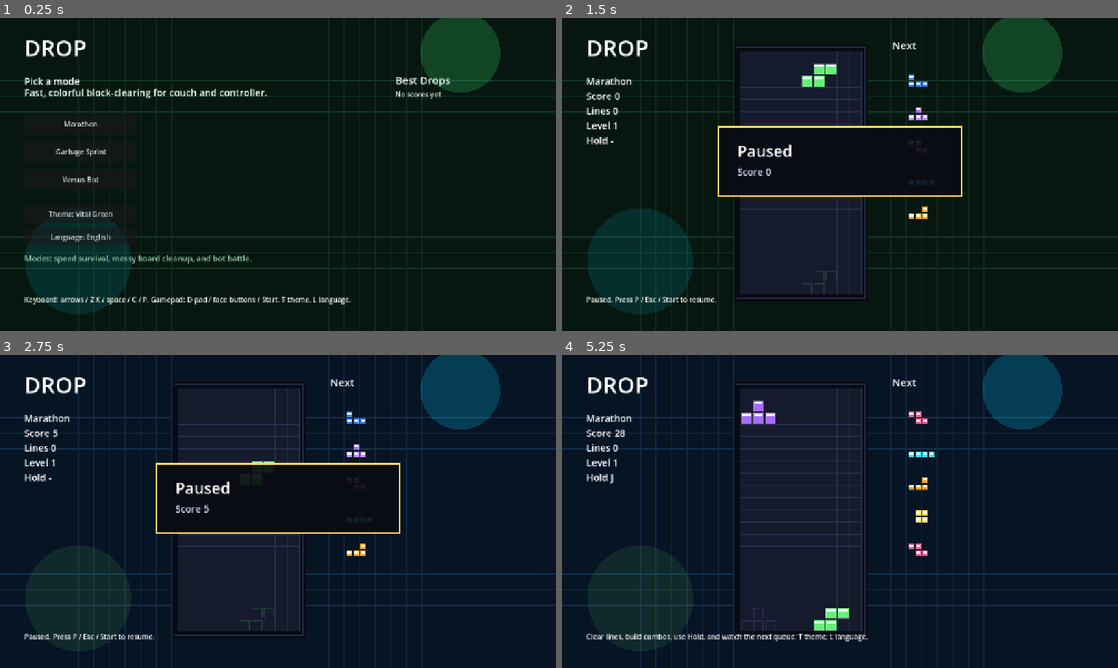
Above: before the commit, frames 1-4 (two rows, left to right).
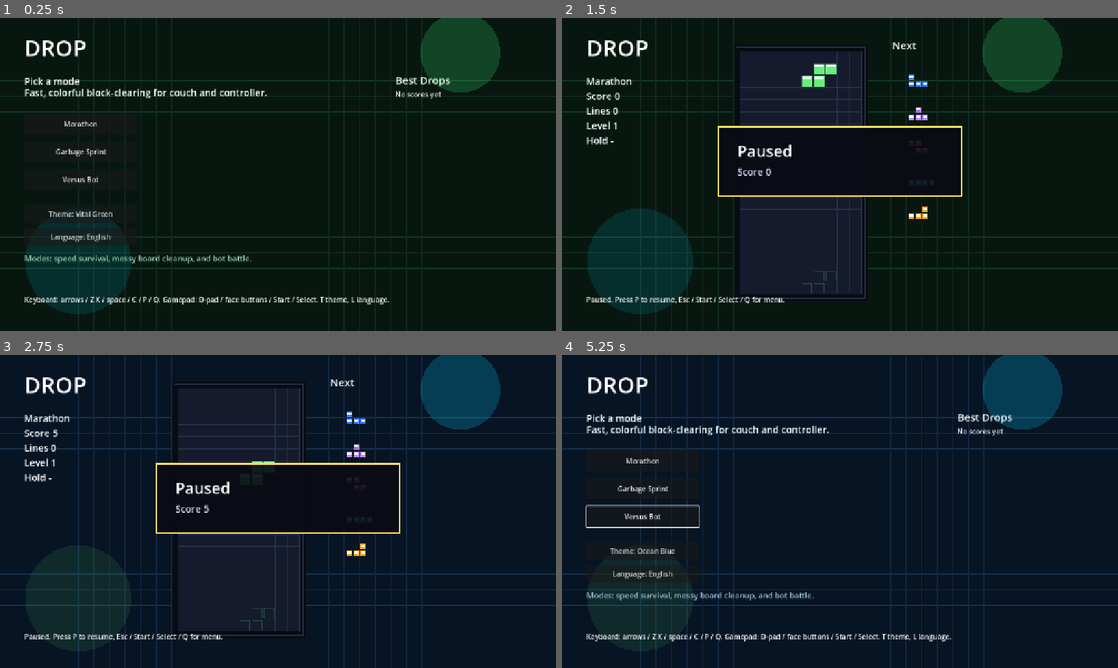
Above: after the commit, the same moments.

Repository: ozbillwang/drop
Game: Godot game, scene res://scenes/main.tscn
The game is run twice, just before and just after one commit, with the same random seed, the same clock (stepped at 60 frames per second) and the same inputs.
Inputs:
- Up to frame 1 (0.25 s): no input
- Up to frame 2 (1.5 s): click "Marathon" at 0.5 s; tap Enter (ui_accept) at 1.25 s; hold Right (move_right) from 1.28 s (still down); tap P at 1.35 s
- Up to frame 3 (2.75 s): tap Enter (ui_accept) at 1.52, 2.27 s; tap P at 2, 2.3 s; release Right (move_right) at 2.03 s; hold S from 2.03 s (still down); tap T (cycle_theme) at 2.1 s
- Up to frame 4 (5.25 s): tap P at 2.75, 3.05, 3.5, 3.8, 4.25, 4.55 s; release S at 2.78 s; hold Space (hard_drop) 2.78-3.53 s; hold Right (move_right) 2.78-4.28 s; tap C (hold) at 3.6 s; tap Enter (ui_accept) at 3.77, 4.52 s; hold Z (rotate_ccw) 4.28-5.03 s; hold Left (move_left) from 4.28 s (still down); tap Escape (pause) at 4.9 s; tap Up (rotate_cw) at 5.1 s

The runs differ from the first frame. In frame 1, 0.6% of the frame differs, in the area x 26-70%, y 89-92%; in frame 2, 0.3%; in frame 3, 0.3%; in frame 4, 6.6%, in the area x 4-81%, y 7-92%.

Commit message:
Improve pause and menu navigation

Diff:
--- a/scripts/main.gd
+++ b/scripts/main.gd
@@ -98,9 +98,9 @@
 const I18N := {
 	"en": {
 		"pick_mode": "Pick a mode",
-		"controls_hint": "Keyboard: arrows / Z X / space / C / P. Gamepad: D-pad / face buttons / Start. T theme, L language.",
-		"play_hint": "Clear lines, build combos, use Hold, and watch the next queue. T theme, L language.",
-		"paused_hint": "Paused. Press P / Esc / Start to resume.",
+		"controls_hint": "Keyboard: arrows / Z X / space / C / P / Q. Gamepad: D-pad / face buttons / Start / Select. T theme, L language.",
+		"play_hint": "Clear lines, build combos, use Hold, and watch the next queue. Start/Esc pause, Q/Select quit.",
+		"paused_hint": "Paused. Press P to resume, Esc / Start / Select / Q for menu.",
 		"game_over_hint": "Press Esc / Start to return to the mode menu.",
 		"tagline": "Fast, colorful block-clearing for couch and controller.",
 		"mode_summary": "Modes: speed survival, messy board cleanup, and bot battle.",
@@ -128,9 +128,9 @@
 	},
 	"zh": {
 		"pick_mode": "选择玩法",
-		"controls_hint": "键盘：方向键 / Z X / 空格 / C / P。手柄：十字键 / 功能键 / Start。T 换主题，L 切语言。",
-		"play_hint": "消行、连击、使用暂存，并留意下一个方块队列。T 换主题，L 切语言。",
-		"paused_hint": "已暂停。按 P / Esc / Start 继续。",
+		"controls_hint": "键盘：方向键 / Z X / 空格 / C / P / Q。手柄：十字键 / 功能键 / Start / Select。T 换主题，L 切语言。",
+		"play_hint": "消行、连击、使用暂存，并留意下一个方块队列。Start/Esc 暂停，Q/Select 放弃。",
+		"paused_hint": "已暂停。按 P 继续，按 Esc / Start / Select / Q 返回菜单。",
 		"game_over_hint": "按 Esc / Start 返回玩法菜单。",
 		"tagline": "快节奏、色彩鲜活，适合沙发和手柄的落块消除。",
 		"mode_summary": "玩法：加速生存、残局清理、Bot 对战。",
@@ -242,6 +242,7 @@
 	_add_action_key("hold", KEY_C)
 	_add_action_key("pause", KEY_ESCAPE)
 	_add_action_key("pause", KEY_P)
+	_add_action_key("quit_to_menu", KEY_Q)
 	_add_action_key("cycle_theme", KEY_T)
 	_add_action_key("toggle_language", KEY_L)
 	_add_action_key("ui_accept", KEY_ENTER)
@@ -254,6 +255,7 @@
 	_add_action_joy_button("rotate_ccw", JOY_BUTTON_B)
 	_add_action_joy_button("hold", JOY_BUTTON_Y)
 	_add_action_joy_button("pause", JOY_BUTTON_START)
+	_add_action_joy_button("quit_to_menu", JOY_BUTTON_BACK)
 
 
 func _add_action_key(action: StringName, keycode: Key) -> void:
@@ -341,14 +343,14 @@
 func _legacy_mode_name(raw: Variant) -> String:
 	if raw is int:
 		return _mode_name(raw)
-	match String(raw):
+	match str(raw):
 		"Marathon":
 			return _mode_name(Mode.MARATHON)
 		"Garbage Sprint":
 			return _mode_name(Mode.SPRINT)
 		"Versus Bot":
 			return _mode_name(Mode.VERSUS)
-	return String(raw)
+	return str(raw)
 
 
 func _refresh_static_text() -> void:
@@ -489,12 +491,19 @@
 	if event.is_action_pressed("toggle_language"):
 		_toggle_language()
 		return
+	if event.is_action_pressed("quit_to_menu"):
+		if screen == Screen.PLAYING or screen == Screen.PAUSED or screen == Screen.GAME_OVER:
+			_show_menu()
+		return
 	if event.is_action_pressed("pause"):
 		if screen == Screen.PLAYING:
 			screen = Screen.PAUSED
 			hint_label.text = _text("paused_hint")
 		elif screen == Screen.PAUSED:
-			screen = Screen.PLAYING
+			if _is_resume_event(event):
+				screen = Screen.PLAYING
+			else:
+				_show_menu()
 		elif screen == Screen.GAME_OVER:
 			_show_menu()
 		queue_redraw()
@@ -526,6 +535,12 @@
 	elif event.is_action_pressed("hold"):
 		_hold()
 	queue_redraw()
+
+
+func _is_resume_event(event: InputEvent) -> bool:
+	if event is InputEventKey:
+		return event.physical_keycode == KEY_P
+	return false
 
 
 func _start_horizontal_repeat(direction: int) -> void:
Not shown, changed: README.md
